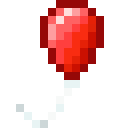
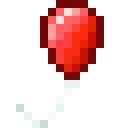
Before/after of a 128x128 layered artwork. What changed in the layer stack:
painted on "trinket_balloon.png" over [40, 0, 104, 80]
